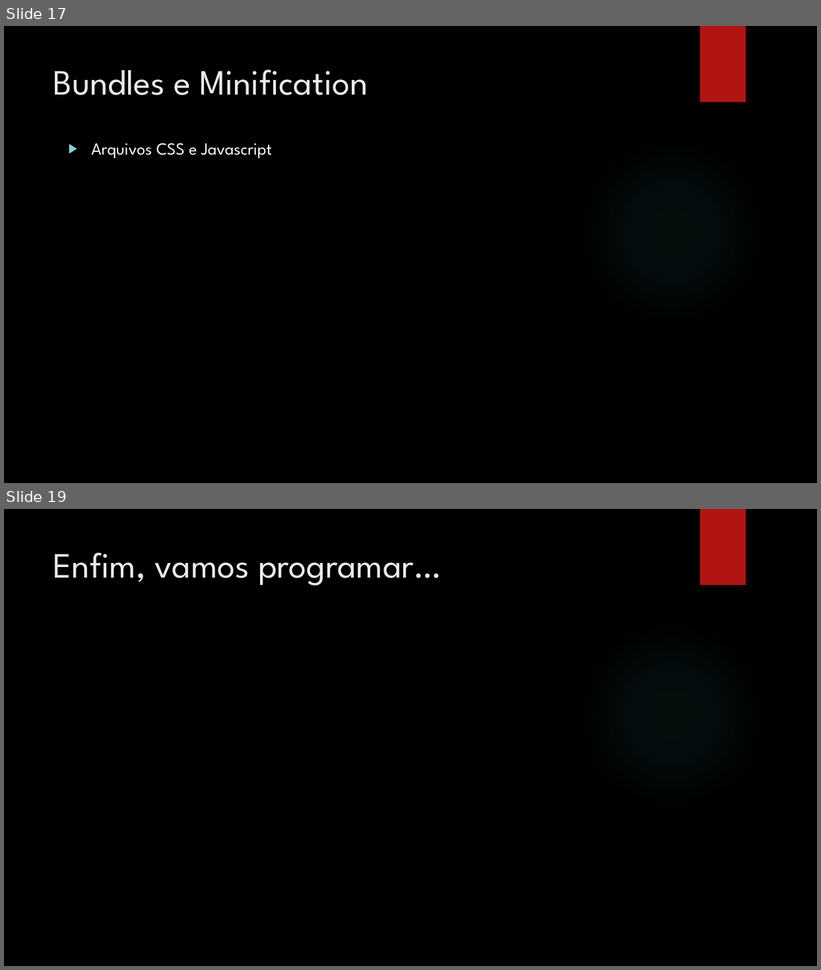
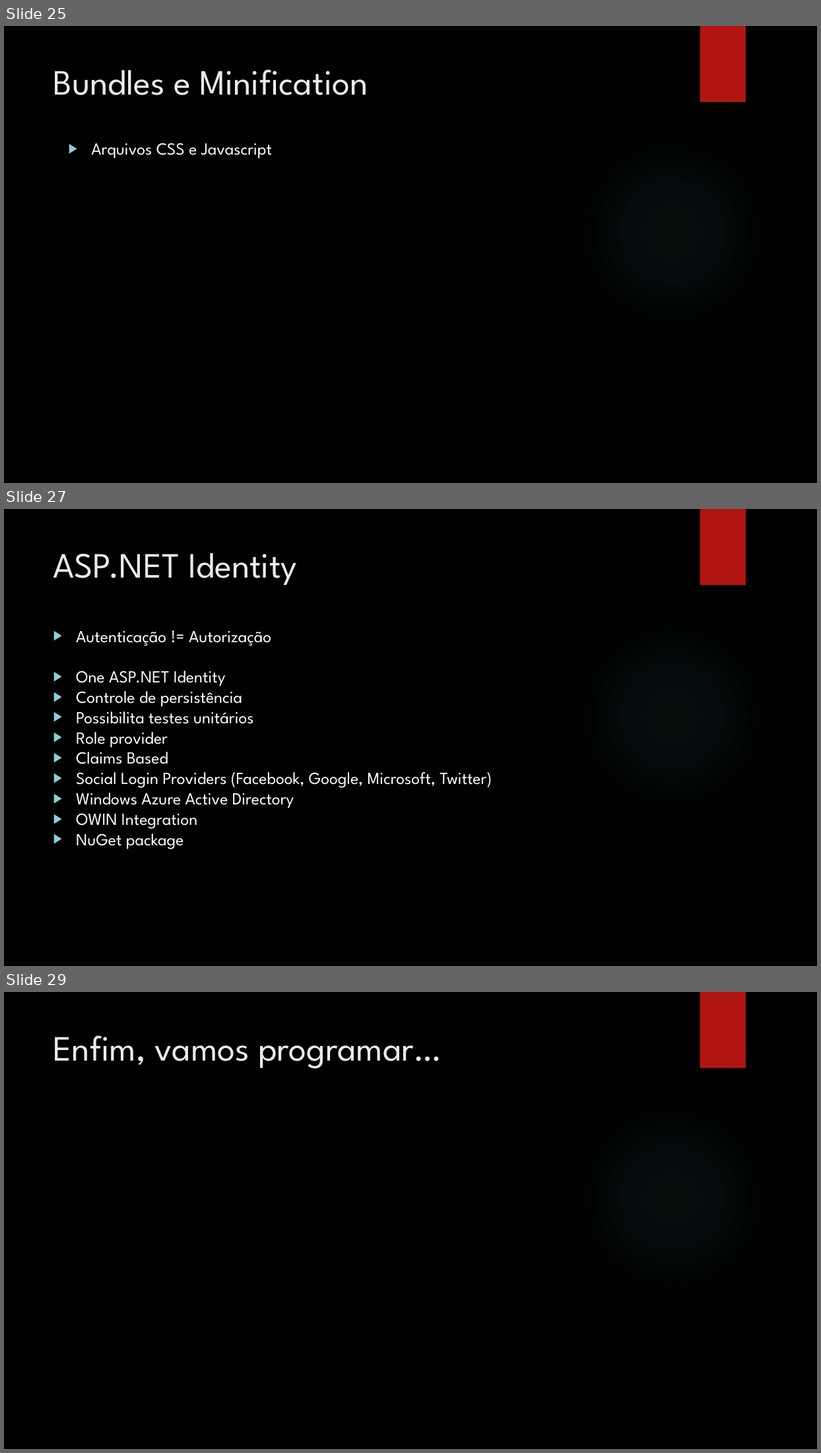
Before and after one commit to leolana/AspnetMvcLab, a slide deck: Presentation/AspNetMvc.pptx. Shown one above the other, each under a label of ours: slides 17 and 19 before the commit, slides 25, 27 and 29 after it; the slides between them are not shown. The pictures are 821x970 and 821x1453 pixels, drawn with LibreOffice and Linux fonts; fonts in the diff are those of the drawing; background and template pictures are left out. Boxes give left, top, right and bottom in pixels: in the first picture for what was removed or moved away, otherwise in the second. Text is boxed around its words. In the diff, an @@ line names an element or a change of style, - is before the commit and + after.

```diff
--- a/Presentation/AspNetMvc.pptx
+++ b/Presentation/AspNetMvc.pptx
@@ slide 27 added at (4, 509, 817, 966), background picture (left out); not listed: 2 template elements that a slide beside it also shows @@
@@ title added at (54, 553, 297, 586), 42 pt, text #EBEBEB @@
+ASP.NET Identity
@@ text added at (76, 631, 492, 850), 20 pt, text #FFFFFF @@
+▶ Autenticação != Autorização
+▶ One ASP.NET Identity
+▶ Controle de persistência
+▶ Possibilita testes unitários
+▶ Role provider
+▶ Claims Based
+▶ Social Login Providers (Facebook, Google, Microsoft, Twitter)
+▶ Windows Azure Active Directory
+▶ OWIN Integration
+▶ NuGet package
@@ what was slide 17 is now slide 25 @@
@@ what was slide 19 is now slide 29 @@
```
Also in this commit, not shown: 6 slides changed, 12 other slides added, 3 slides removed.
